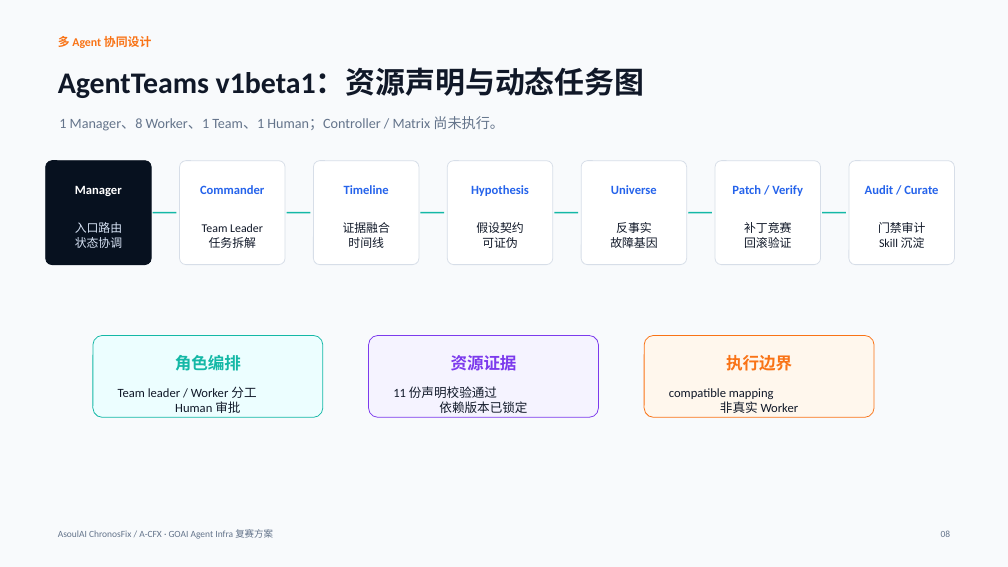
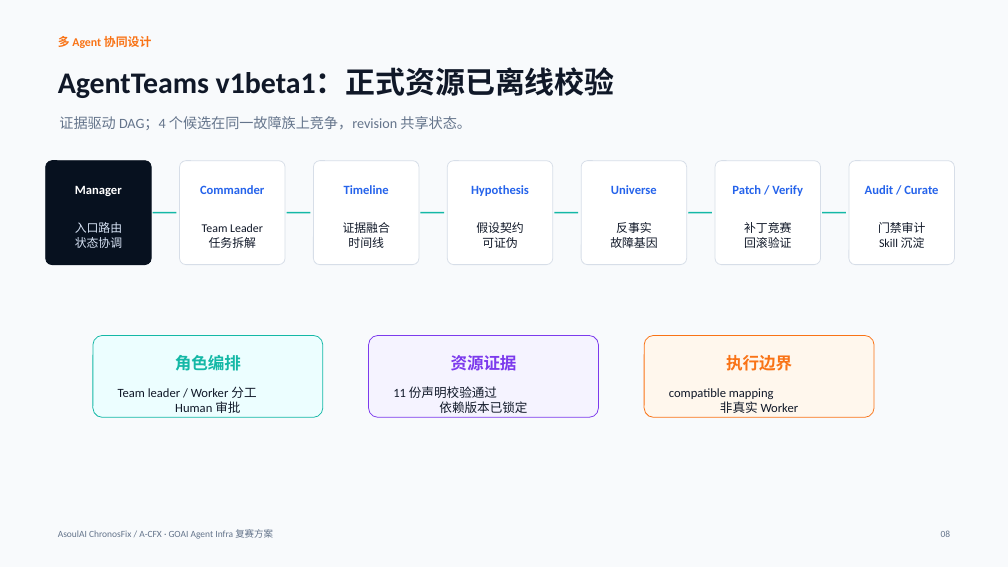
Before and after one commit to ASOUL-Official/asoulai-chronosfix, a slide deck: slide 8 of submission/ChronosFix_复赛方案.pptx. Drawn at 1008x567 pixels with LibreOffice and Linux fonts; fonts in the diff are those of the drawing. Boxes give left, top, right and bottom in pixels: in the first picture for what was removed or moved away, otherwise in the second. Text is boxed around its words. In the diff, an @@ line names an element or a change of style, - is before the commit and + after.

```diff
--- a/submission/ChronosFix_复赛方案.pptx
+++ b/submission/ChronosFix_复赛方案.pptx
@@ text at box(58, 68, 615, 98): text changed @@
-AgentTeams v1beta1：资源声明与动态任务图
+AgentTeams v1beta1：正式资源已离线校验
@@ text at box(59, 116, 471, 130): text changed @@
-1 Manager、8 Worker、1 Team、1 Human；Controller / Matrix 尚未执行。
+证据驱动 DAG；4 个候选在同一故障族上竞争，revision 共享状态。
```
Also in this commit, not shown: 11 other slides changed, 21 other files.
